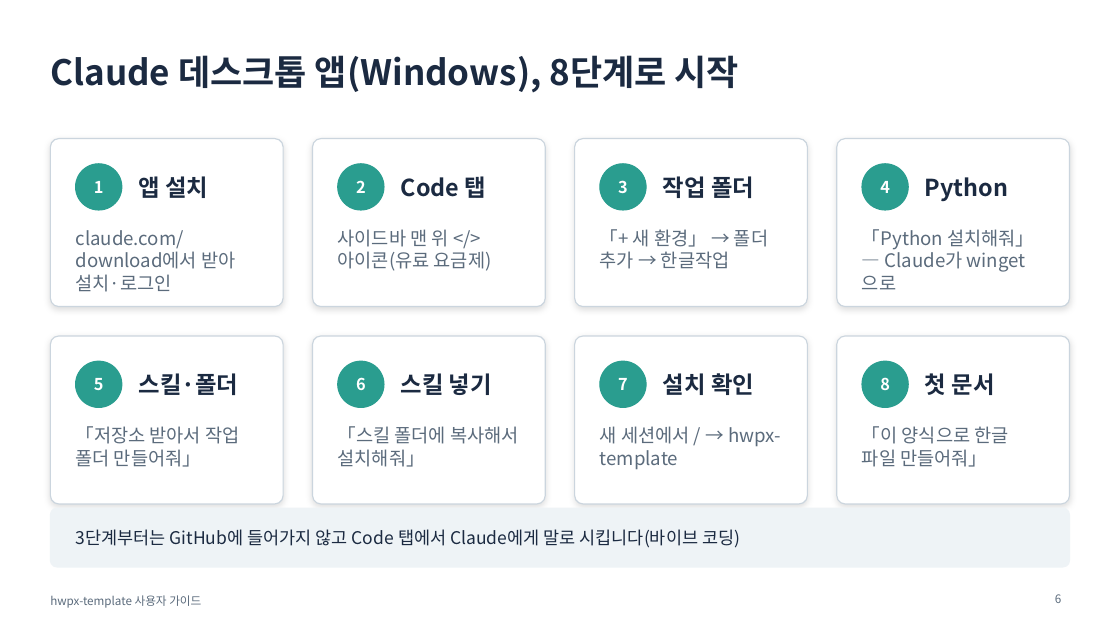
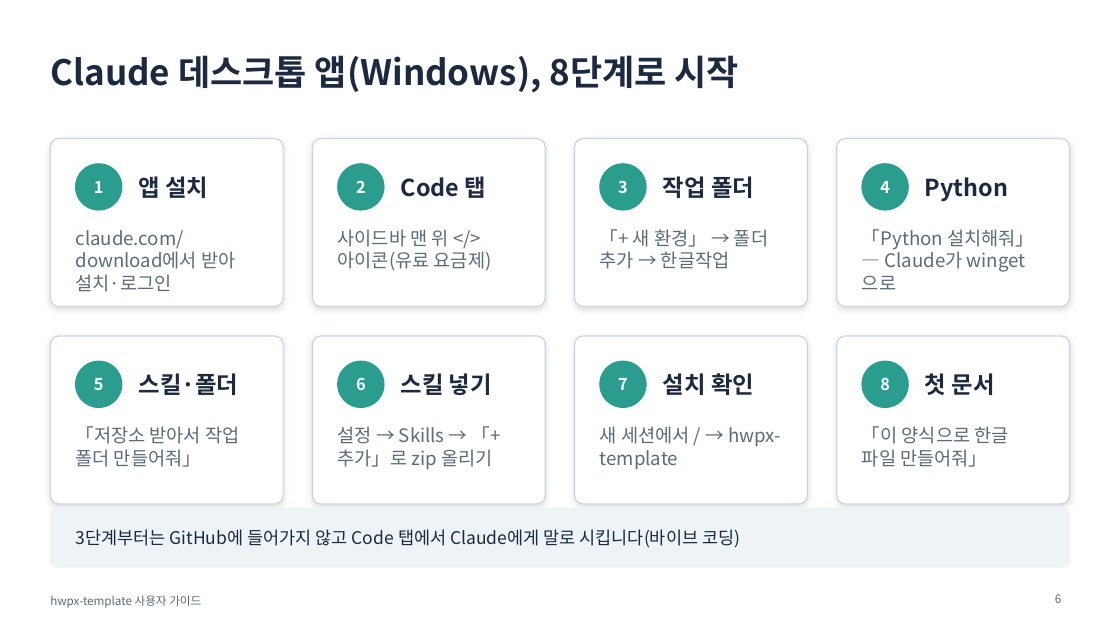
Before and after one commit to emilyJ7/hwpx-template-public, a slide deck: slide 6 of docs/사용자가이드.pptx. Drawn at 1120x630 pixels with LibreOffice and Linux fonts; fonts in the diff are those of the drawing. Boxes give left, top, right and bottom in pixels: in the first picture for what was removed or moved away, otherwise in the second. Text is boxed around its words. In the diff, an @@ line names an element or a change of style, - is before the commit and + after.

```diff
--- a/docs/사용자가이드.pptx
+++ b/docs/사용자가이드.pptx
@@ text at [338,426,501,470]: text changed @@
-「스킬 폴더에 복사해서 설치해줘」
+설정 → Skills → 「+ 추가」로 zip 올리기
```
Also in this commit, not shown: 2 other slides changed, 8 other files.
